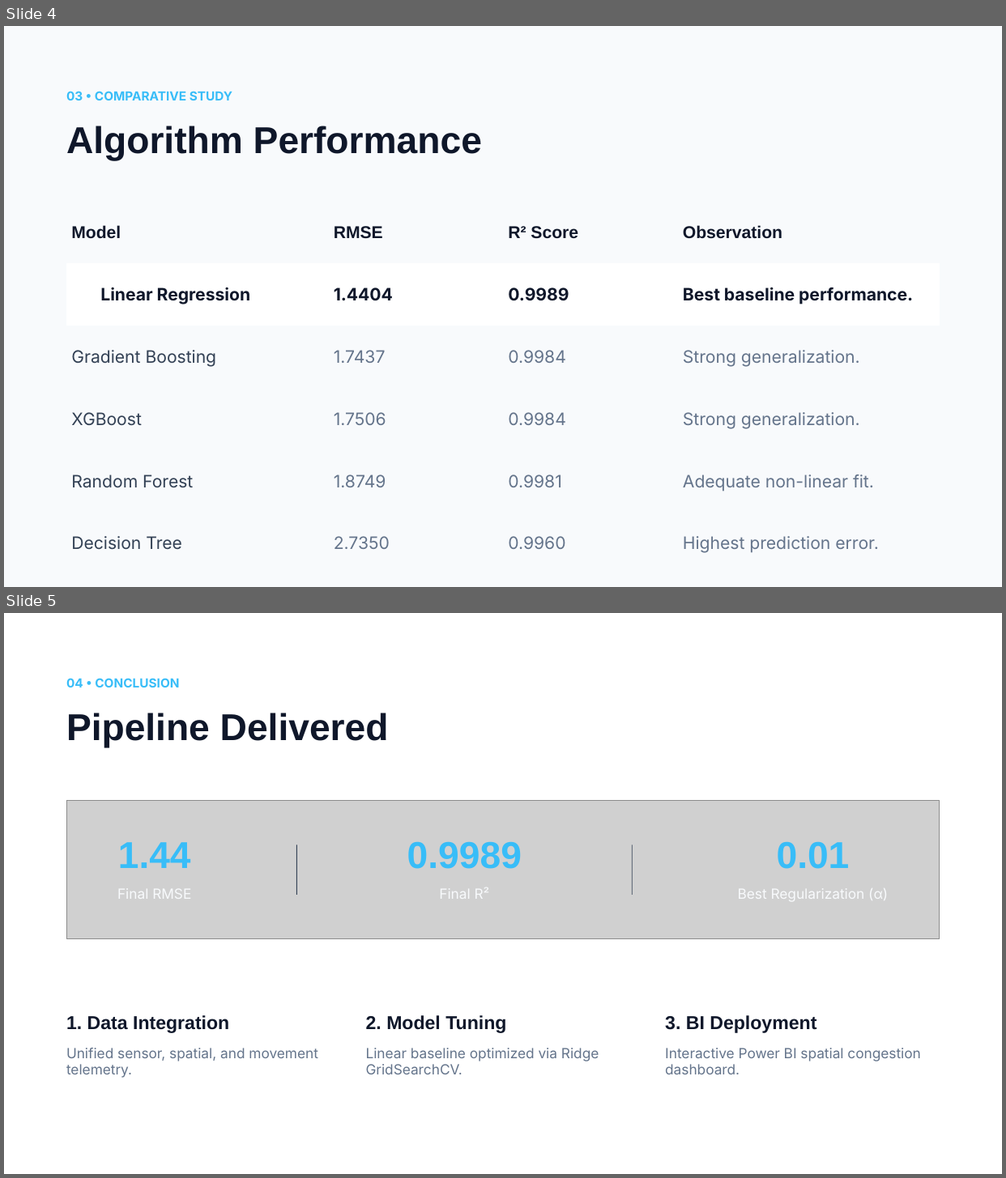
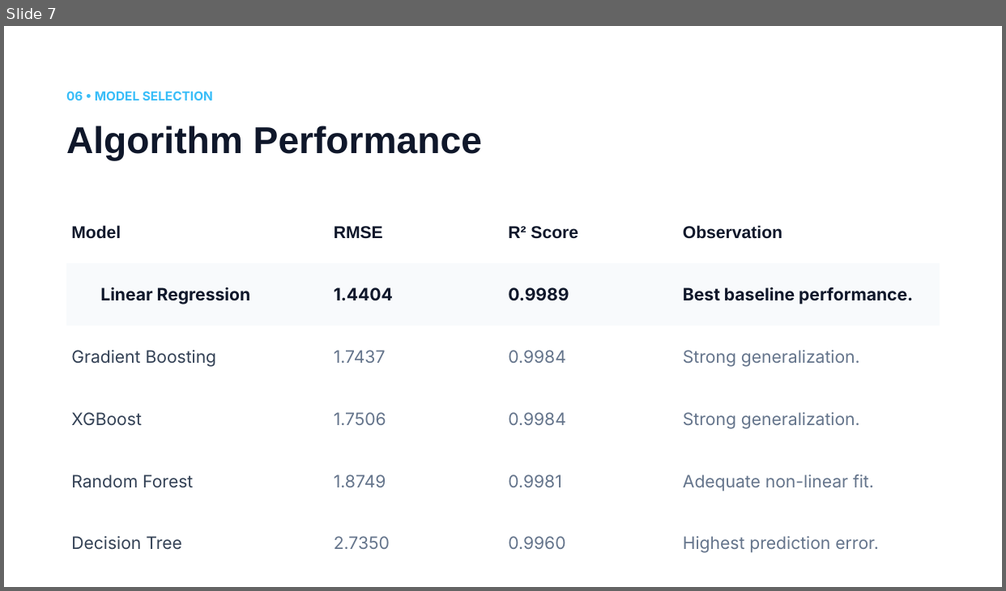
Before and after one commit to vkvinodhkumar/Crowd_optimization, a slide deck: Project/notebooks/Crowd Density Prediction.pptx. Shown one above the other, each under a label of ours: slides 4 and 5 before the commit, slide 7 after it. The pictures are 1006x1178 and 1006x591 pixels, drawn with LibreOffice and Linux fonts; fonts in the diff are those of the drawing; grey boxes stand for pictures; background and template pictures are left out. Boxes give left, top, right and bottom in pixels: in the first picture for what was removed or moved away, otherwise in the second. Text is boxed around its words. In the diff, an @@ line names an element or a change of style, - is before the commit and + after.

```diff
--- a/Project/notebooks/Crowd Density Prediction.pptx
+++ b/Project/notebooks/Crowd Density Prediction.pptx
@@ slide 5 removed at [4, 613, 1002, 1174], background #FFFFFF @@
@@ text removed at [66, 678, 179, 688] @@
-04 • CONCLUSION
@@ text removed at [66, 713, 389, 748] @@
-Pipeline Delivered
@@ picture removed at [66, 801, 940, 939] @@
@@ text removed at [118, 842, 191, 868] @@
-1.44
@@ rectangle removed at [296, 845, 297, 895] @@
@@ text removed at [407, 842, 522, 869] @@
-0.9989
@@ rectangle removed at [632, 845, 633, 895] @@
@@ text removed at [777, 842, 850, 869] @@
-0.01
@@ text removed at [117, 889, 191, 899] @@
-Final RMSE
@@ text removed at [439, 888, 490, 899] @@
-Final R²
@@ text removed at [738, 888, 888, 901] @@
-Best Regularization (α)
@@ text removed at [66, 1016, 229, 1033] @@
-1. Data Integration
@@ text removed at [366, 1016, 506, 1033] @@
-2. Model Tuning
@@ text removed at [665, 1016, 816, 1033] @@
-3. BI Deployment
@@ text removed at [66, 1048, 318, 1078] @@
-Unified sensor, spatial, and movement telemetry.
@@ text removed at [366, 1048, 599, 1075] @@
-Linear baseline optimized via Ridge GridSearchCV.
@@ text removed at [665, 1048, 920, 1075] @@
-Interactive Power BI spatial congestion dashboard.
@@ what was slide 4 is now slide 7 @@
@@ slide 7 changed as well @@
@@ background #F8FAFC to #FFFFFF @@
@@ text at [66, 91, 213, 101]: text changed @@
-03 • COMPARATIVE STUDY
+06 • MODEL SELECTION
```
Also in this commit, not shown: 2 other slides changed, 7 slides added, 1 other slide removed.
